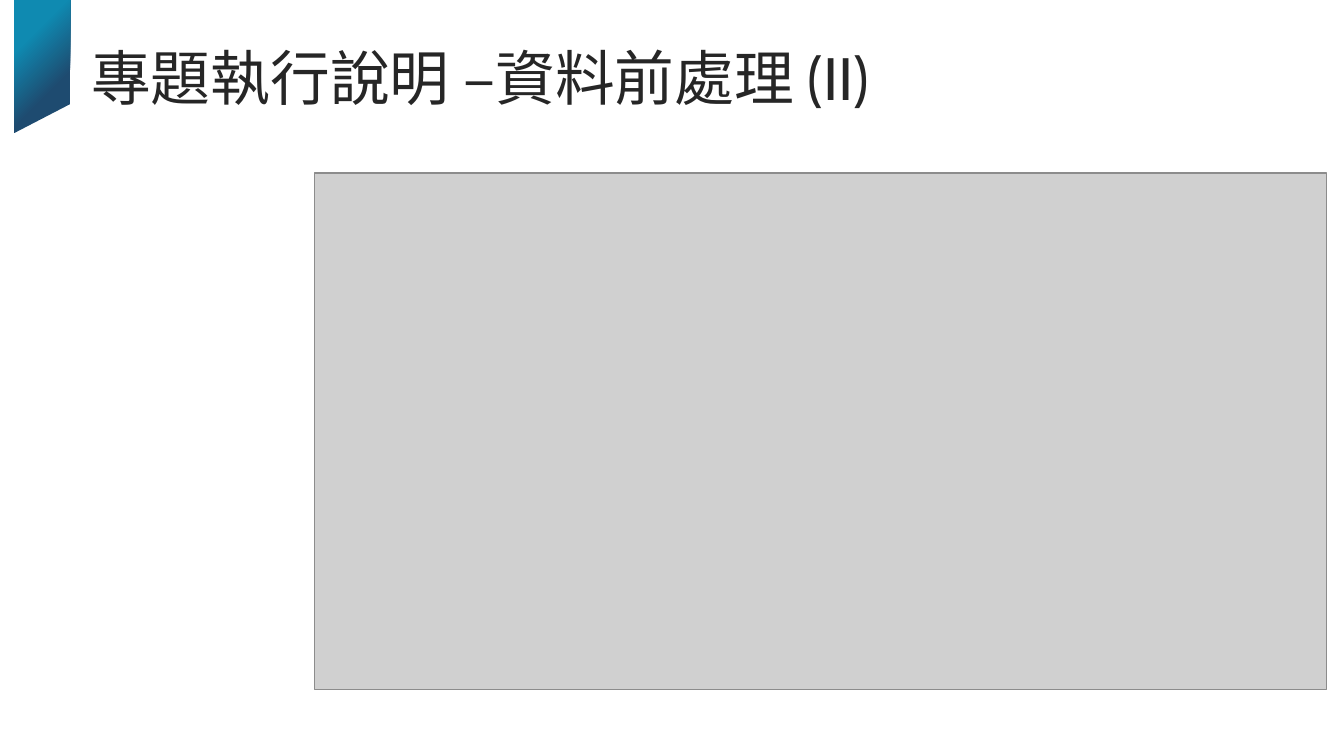
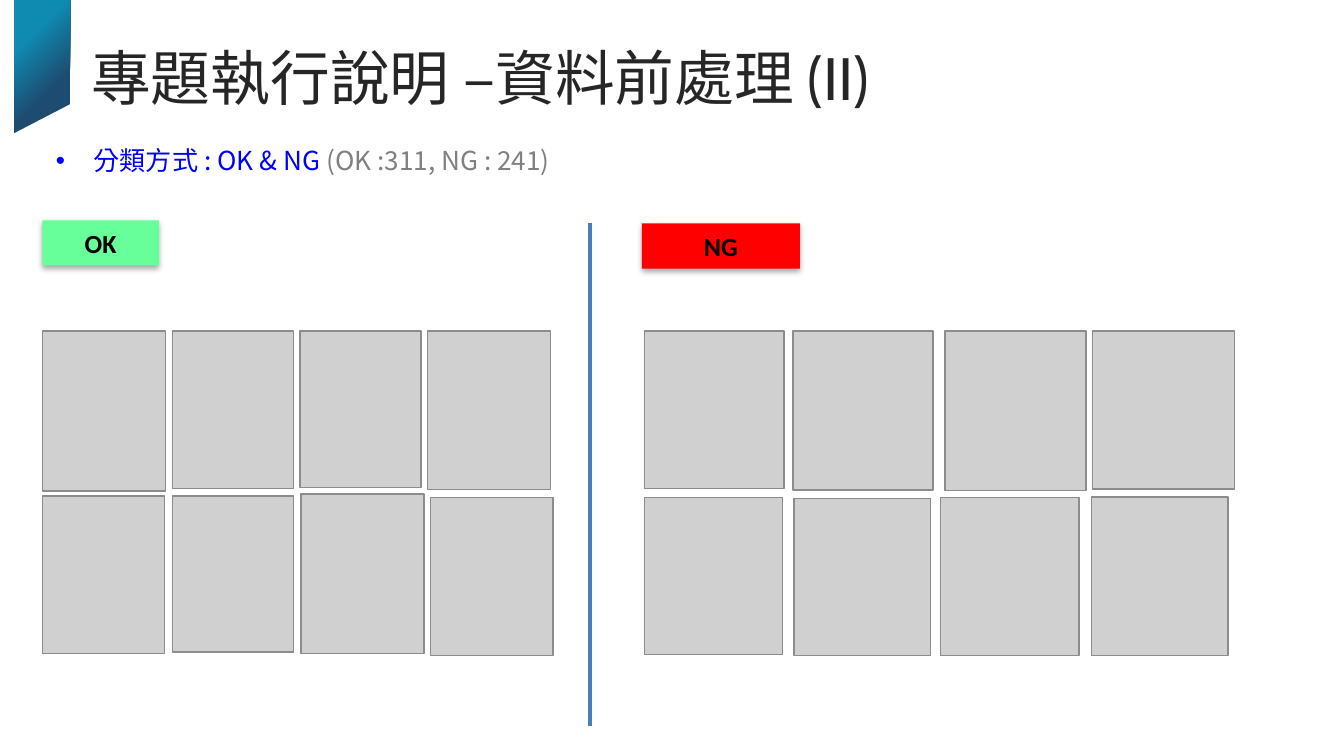
Before and after one commit to JoyLiii/temp, a slide deck: slide 20 of 學以致用_tarmap判讀與預警.pptx (slide 10 before the commit). Drawn at 1344x756 pixels with LibreOffice and Linux fonts; fonts in the diff are those of the drawing; grey boxes stand for pictures; background and template pictures are left out. Boxes give left, top, right and bottom in pixels: in the first picture for what was removed or moved away, otherwise in the second. Text is boxed around its words. In the diff, an @@ line names an element or a change of style, - is before the commit and + after.

```diff
--- a/學以致用_tarmap判讀與預警.pptx
+++ b/學以致用_tarmap判讀與預警.pptx
@@ text added at [94, 148, 549, 175], 14 pt, text #808080 @@
+• 分類方式 : OK & NG (OK :311, NG : 241)
@@ picture removed at [314, 173, 1327, 689] @@
@@ rectangle added at [43, 220, 160, 266], fill #66FF99, 14 pt, text #000000, bold @@
+OK
@@ line added from (590, 223) to (590, 726), #4B7EBC 2.25 pt @@
@@ rectangle added at [642, 223, 801, 269], fill #FF0000, 14 pt, text #000000, bold @@
+NG
@@ group added at [43, 331, 552, 655]: 8 pictures @@
@@ group added at [645, 331, 1234, 656]: 8 pictures @@
```
Also in this commit, not shown: 6 other slides changed, 6 slides added, 6 slides removed.
